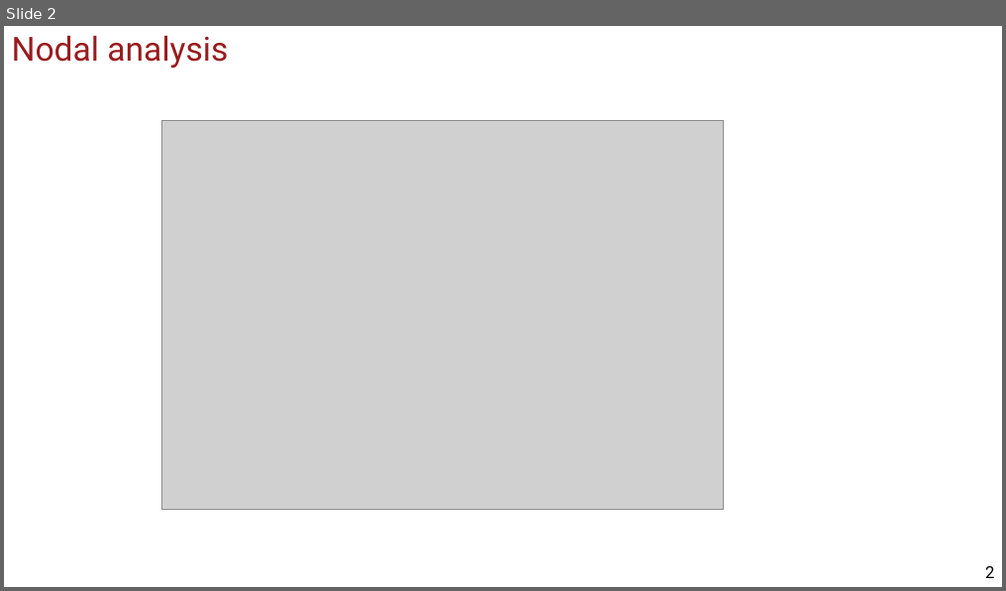
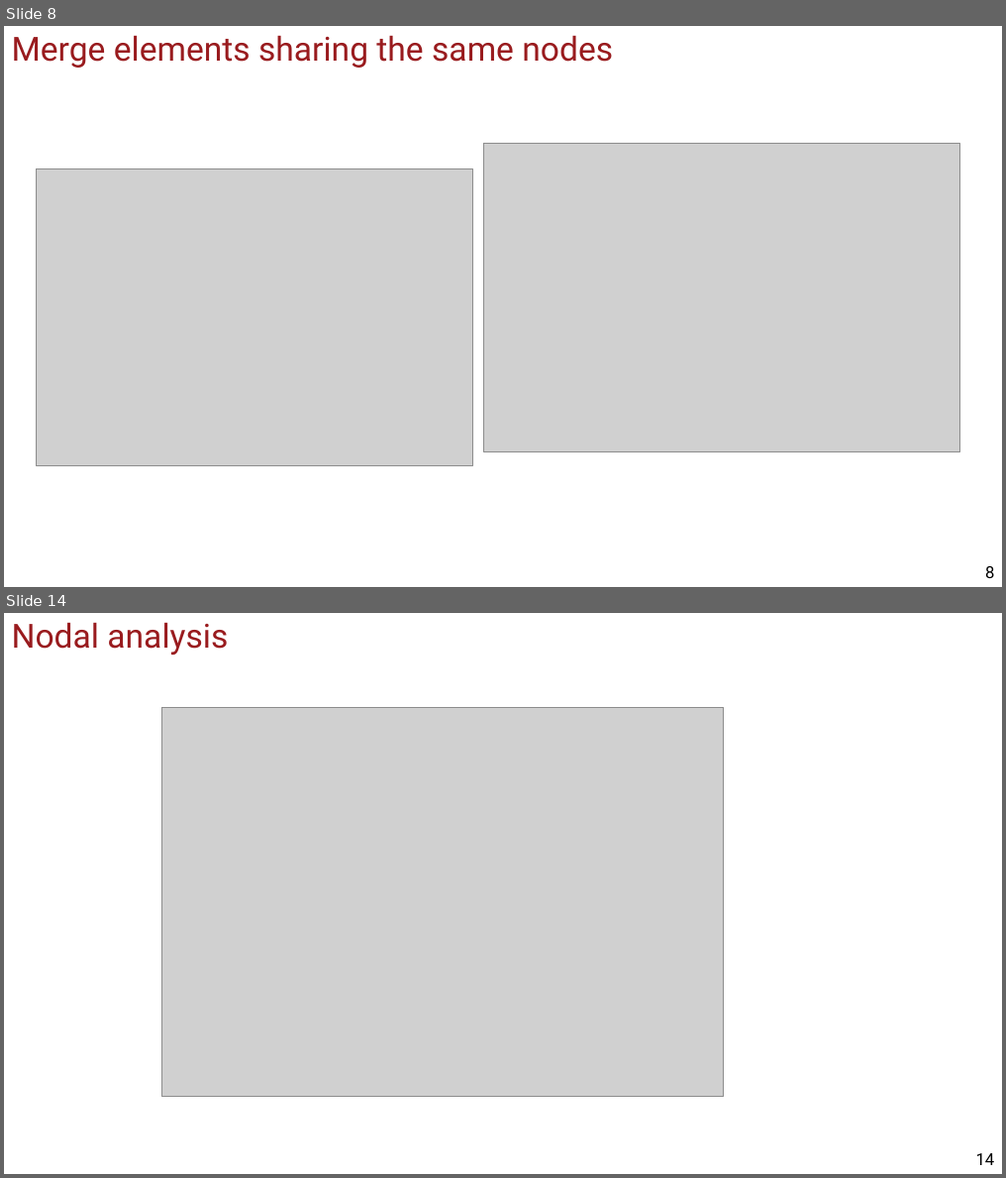
Before and after one commit to uscee105/ee105, a slide deck: assets/module-1-circuit/mod-1-lecture-6-circuit-analysis-2.pptx. Shown one above the other, each under a label of ours: slide 2 before the commit, slides 8 and 14 after it; the slides between them are not shown. The pictures are 1006x591 and 1006x1178 pixels, drawn with LibreOffice and Linux fonts; fonts in the diff are those of the drawing; grey boxes stand for pictures; background and template pictures are left out. Boxes give left, top, right and bottom in pixels: in the first picture for what was removed or moved away, otherwise in the second. Text is boxed around its words. In the diff, an @@ line names an element or a change of style, - is before the commit and + after.

```diff
--- a/assets/module-1-circuit/mod-1-lecture-6-circuit-analysis-2.pptx
+++ b/assets/module-1-circuit/mod-1-lecture-6-circuit-analysis-2.pptx
@@ slide 8 added at bbox=[4, 26, 1002, 587], background #FFFFFF @@
@@ title added at bbox=[12, 35, 613, 68], 32 pt, text #991B1E @@
+Merge elements sharing the same nodes
@@ picture added at bbox=[484, 144, 960, 453] @@
@@ picture added at bbox=[37, 170, 472, 467] @@
@@ page number added at bbox=[985, 567, 994, 578], 16 pt, text #000000 @@
+8
@@ what was slide 2 is now slide 14 @@
@@ page number at bbox=[976, 1154, 995, 1165]: text changed @@
-2
+14
```
Also in this commit, not shown: 10 slides changed, 11 other slides added, 15 other files.
